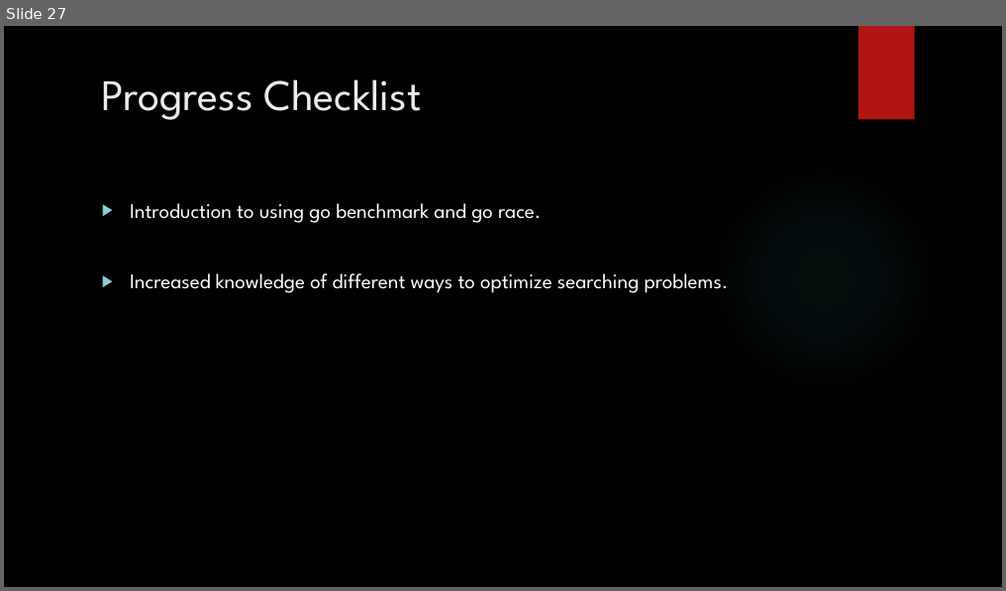
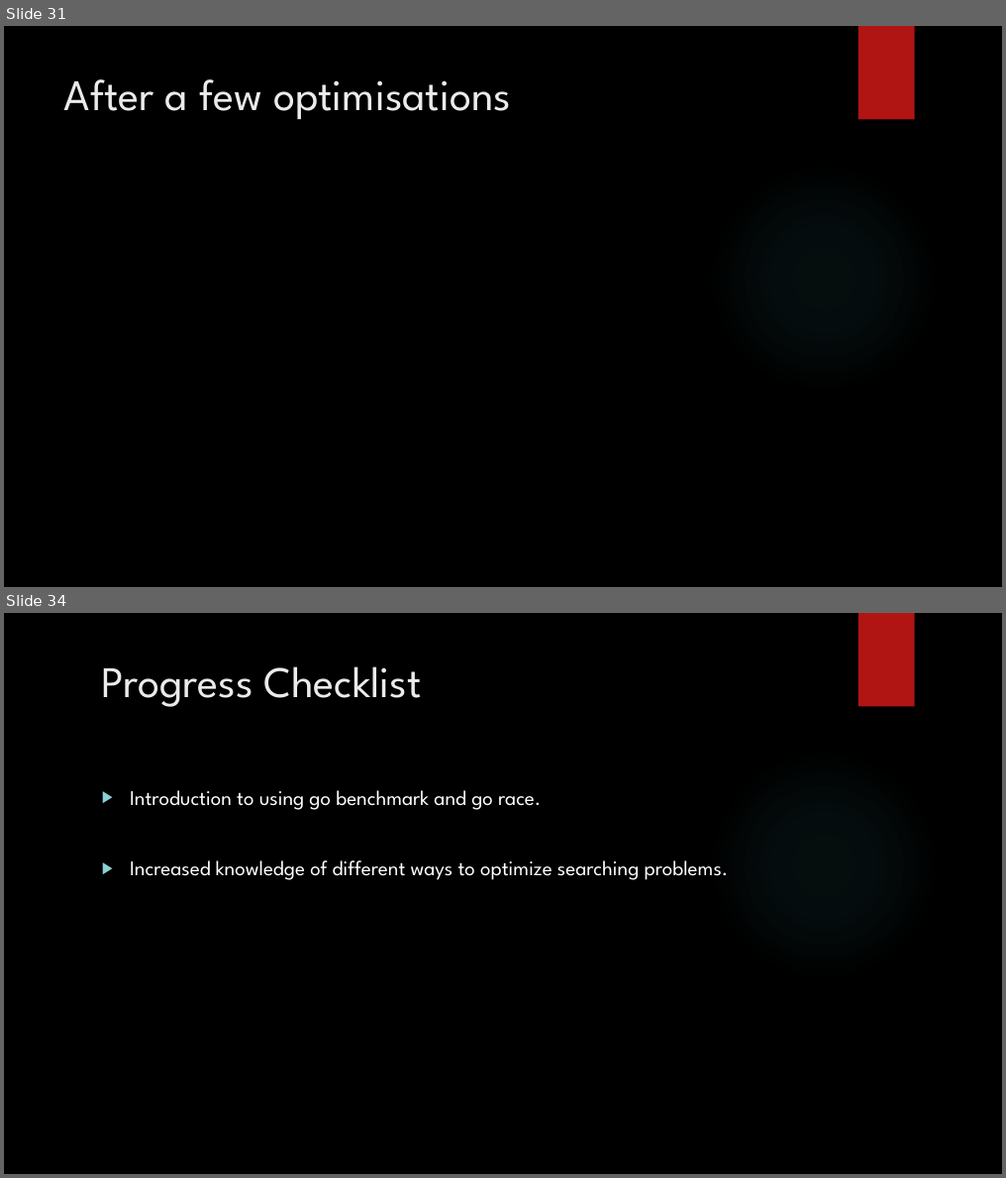
Before and after one commit to jaminologist/GopherLife, a slide deck: GopherLife.pptx. Shown one above the other, each under a label of ours: slide 27 before the commit, slides 31 and 34 after it; the slides between them are not shown. The pictures are 1006x591 and 1006x1178 pixels, drawn with LibreOffice and Linux fonts; fonts in the diff are those of the drawing; background and template pictures are left out. Boxes give left, top, right and bottom in pixels: in the first picture for what was removed or moved away, otherwise in the second. Text is boxed around its words. In the diff, an @@ line names an element or a change of style, - is before the commit and + after.

```diff
--- a/GopherLife.pptx
+++ b/GopherLife.pptx
@@ slide 31 added at (x1=4, y1=26, x2=1002, y2=587), background picture (left out); not listed: 2 template elements that a slide beside it also shows @@
@@ title added at (x1=64, y1=79, x2=511, y2=119), 42 pt, text #EBEBEB @@
+After a few optimisations
@@ what was slide 27 is now slide 34 @@
```
Also in this commit, not shown: 6 other slides added, 1 other file.
